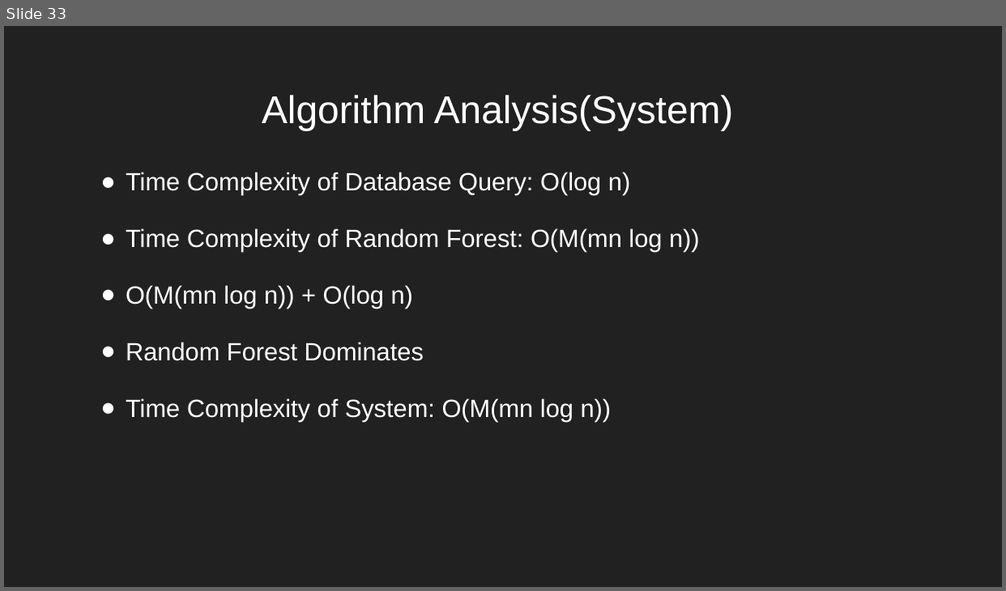
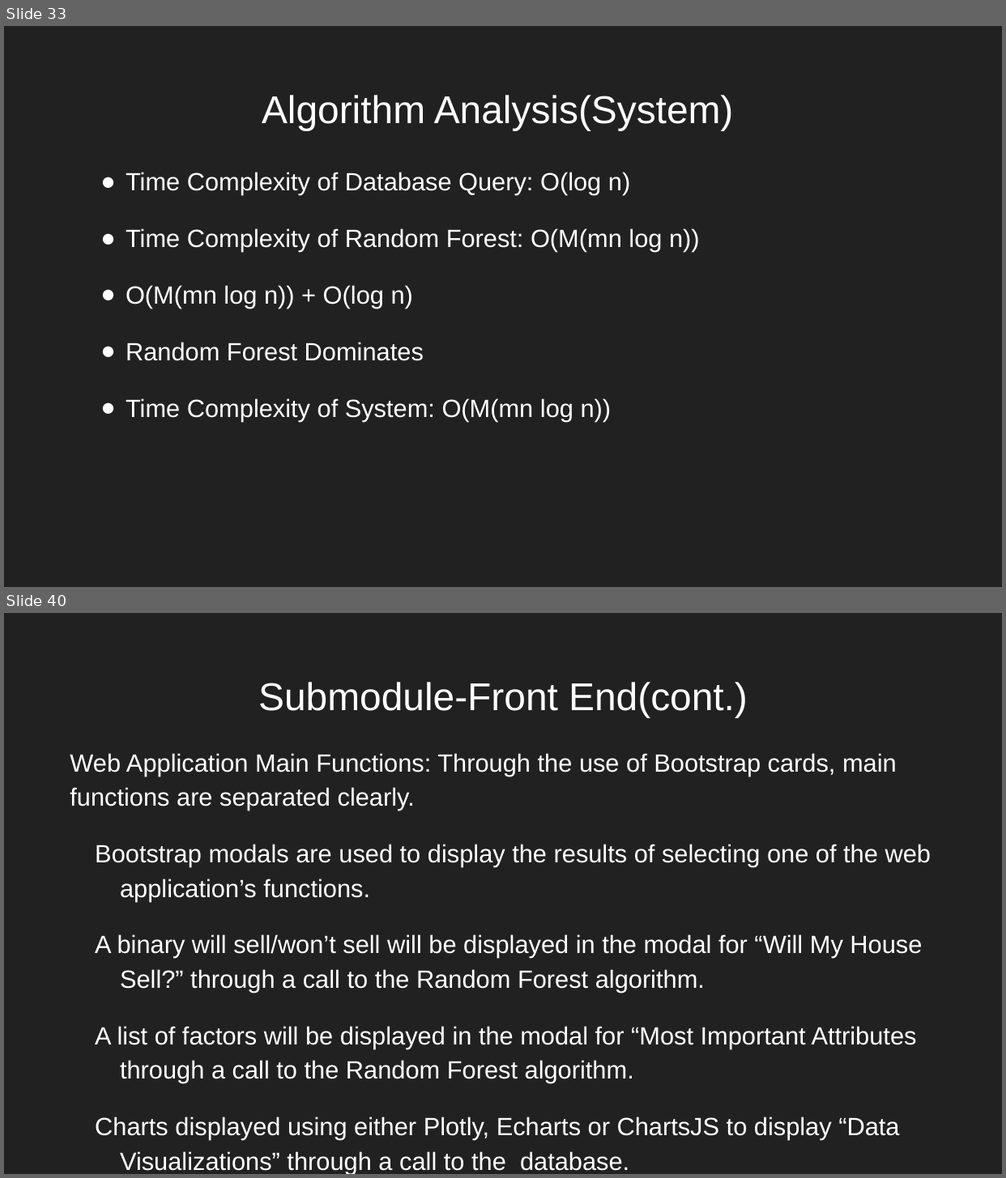
Before and after one commit to nreader72/NostraDomicile, a slide deck: docs/Progress_Reports/NostraDomicile (6).pptx. Shown one above the other, each under a label of ours: slide 33 before the commit, slides 33 and 40 after it; the slides between them are not shown. The pictures are 1006x591 and 1006x1178 pixels, drawn with LibreOffice and Linux fonts; fonts in the diff are those of the drawing; background and template pictures are left out. Boxes give left, top, right and bottom in pixels: in the first picture for what was removed or moved away, otherwise in the second. Text is boxed around its words. In the diff, an @@ line names an element or a change of style, - is before the commit and + after.

```diff
--- a/docs/Progress_Reports/NostraDomicile (6).pptx
+++ b/docs/Progress_Reports/NostraDomicile (6).pptx
@@ slide 40 added at <box>4,613,1002,1174</box>, background picture (left out) @@
@@ title added at <box>258,682,748,717</box>, 28 pt, text #FFFFFF @@
+Submodule-Front End(cont.)
@@ text added at <box>70,753,931,1174</box>, 18 pt, text #FFFFFF @@
+Web Application Main Functions: Through the use of Bootstrap cards, main functions are separated clearly.
+Bootstrap modals are used to display the results of selecting one of the web application’s functions.
+A binary will sell/won’t sell will be displayed in the modal for “Will My House Sell?” through a call to the Random Forest algorithm.
+A list of factors will be displayed in the modal for “Most Important Attributes through a call to the Random Forest algorithm.
+Charts displayed using either Plotly, Echarts or ChartsJS to display “Data Visualizations” through a call to the database.
```
Also in this commit, not shown: 5 slides changed, 18 other slides added, 1 other file.
